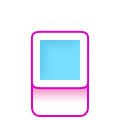
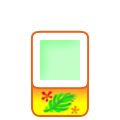
Comparing the layer stacks of the two 120px x 120px images. Changes:
added layer "Слой 2" above "Цветовой тон/Насыщенность 2" over (40, 90, 81, 115)
"Слой 1": opacity 37% → 100% over (40, 40, 80, 80)
painted on "Фигура 5" over (31, 71, 89, 117)
